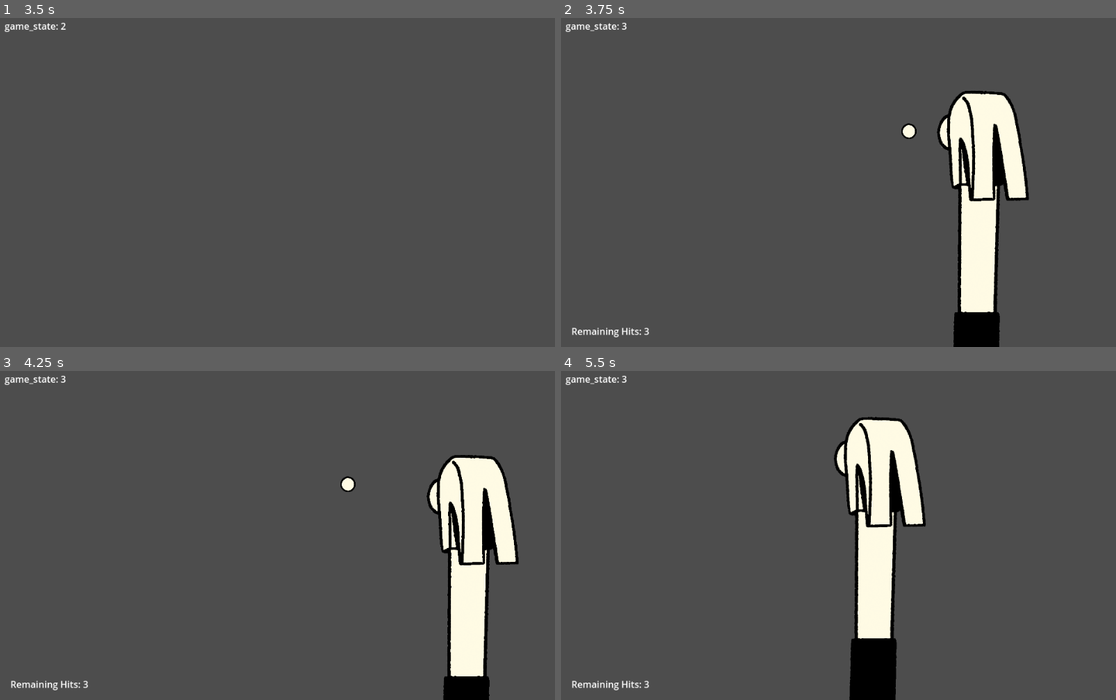
Above: before the commit, frames 1-4 (two rows, left to right).
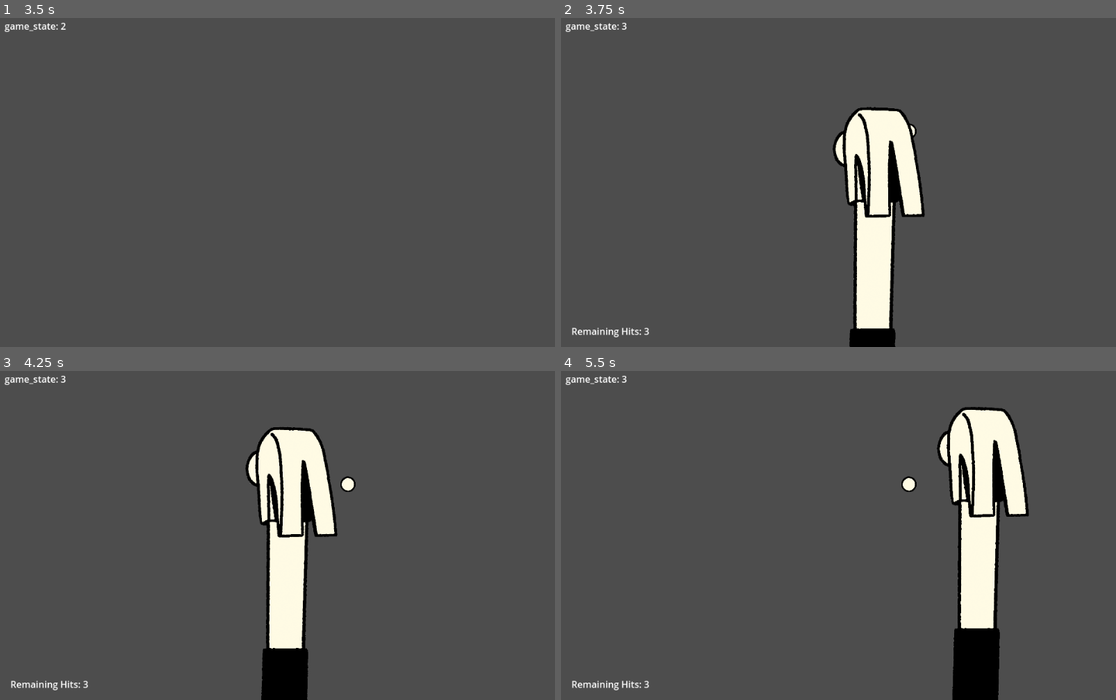
Above: after the commit, the same moments.

Repository: MUSCLE-mussel/nailed_it
Game: Godot game, scene res://main.tscn
The game is run twice, just before and just after one commit, with the same random seed, the same clock (stepped at 60 frames per second) and the same inputs.
Inputs (mouse positions are in pixels of both pictures, inside the frame that each line leads up to):
- Up to frame 1 (3.5 s): tap Enter at 0.5 s; move the mouse to (399, 162) at 0.52 s; click (399, 162) at 0.6 s; move the mouse to (166, 195) at 1.27 s; click (166, 195) at 1.35 s; move the mouse to (333, 106) at 2.02 s; click (333, 106) at 2.1 s; move the mouse to (249, 245) at 2.77 s; click (249, 245) at 2.85 s
- Up to frame 2 (3.75 s): move the mouse to (1005, 228) at 3.52 s; click (1005, 228) at 3.6 s
- Up to frame 3 (4.25 s): no input
- Up to frame 4 (5.5 s): move the mouse to (672, 482) at 4.27 s; click (672, 482) at 4.35 s; move the mouse to (866, 532) at 5.02 s; click (866, 532) at 5.1 s

Frame 1 is identical in both runs. In frame 2, 15% of the frame differs, in the area x 48-85%, y 22-100%; in frame 3, 15%; in frame 4, 17%, in the area x 49-85%, y 10-100%.

Commit message:
more expressive random

Diff:
--- /dev/null
+++ b/scenes/RandomArray.gd
@@ -0,0 +1,21 @@
+extends Node2D
+class_name RandomArray
+
+class Point:
+	var node: Node2D
+
+@export var points: Array[RandomArrayPoint]
+
+var time: float = 0
+
+func get_random_position() -> Vector2:
+	var random_position: Vector2 = position
+
+	for point in points:
+		var delta = point.position - position
+		var t = sin((time + point.offset) * (2 * PI / point.phase))
+		random_position += delta * t
+	return random_position
+
+func _process(delta: float) -> void:
+	time += delta
--- a/scenes/game_scene.tscn
+++ b/scenes/game_scene.tscn
@@ -1,10 +1,12 @@
-[gd_scene load_steps=16 format=3 uid="uid://b40awytibyxuw"]
+[gd_scene load_steps=18 format=3 uid="uid://b40awytibyxuw"]
 
 [ext_resource type="Script" path="res://scripts/GameScene.gd" id="1_7582w"]
 [ext_resource type="Script" path="res://scripts/Nail.gd" id="2_87bdj"]
 [ext_resource type="Texture2D" uid="uid://biqaj5nf5o0lm" path="res://textures/NI_nail_idle000.PNG" id="3_8nuku"]
 [ext_resource type="Script" path="res://scripts/Hammer.gd" id="4_1q5ou"]
+[ext_resource type="Script" path="res://scenes/RandomArray.gd" id="4_f4cxt"]
 [ext_resource type="Texture2D" uid="uid://ulri7ev4hyc4" path="res://textures/NI_hammer_anim000.png" id="5_4qx6q"]
+[ext_resource type="Script" path="res://scripts/RandomArrayPoint.gd" id="5_jrtcn"]
 [ext_resource type="Texture2D" uid="uid://drayryvw5qoxc" path="res://textures/NI_hammer_anim001.png" id="6_13kyn"]
 [ext_resource type="Texture2D" uid="uid://bwvip5l4rkr6d" path="res://textures/NI_hammer_anim004.png" id="6_gjvnm"]
 [ext_resource type="Texture2D" uid="uid://q0hs7y8feuef" path="res://textures/NI_hammer_anim003.png" id="7_h1ssq"]
@@ -96,7 +98,29 @@
 shape = SubResource("CircleShape2D_nqd27")
 debug_color = Color(4.23551e-06, 0.620835, 0.559224, 0.42)
 
-[node name="hammer" type="Node2D" parent="." node_paths=PackedStringArray("target_nail")]
+[node name="random_array" type="Node2D" parent="." node_paths=PackedStringArray("points")]
+position = Vector2(123, -82)
+script = ExtResource("4_f4cxt")
+points = [NodePath("p1"), NodePath("p2"), NodePath("p3")]
+
+[node name="p1" type="Node2D" parent="random_array"]
+position = Vector2(-80, -96)
+script = ExtResource("5_jrtcn")
+phase = 4.0
+
+[node name="p2" type="Node2D" parent="random_array"]
+position = Vector2(79, -44)
+script = ExtResource("5_jrtcn")
+phase = 6.375
+offset = 0.7
+
+[node name="p3" type="Node2D" parent="random_array"]
+position = Vector2(-14, 14)
+script = ExtResource("5_jrtcn")
+phase = 5.0
+offset = 2.26
+
+[node name="hammer" type="Node2D" parent="." node_paths=PackedStringArray("target_nail", "random_array")]
 z_index = 1
 script = ExtResource("4_1q5ou")
 target_nail = NodePath("../nail")
@@ -111,6 +135,7 @@
 phase2_noise_speed = 40.0
 angle_noise_speed = 4.0
 valid_hold_time = 0.2
+random_array = NodePath("../random_array")
 
 [node name="visual" type="Sprite2D" parent="hammer"]
 position = Vector2(62, 345)
--- a/scripts/Hammer.gd
+++ b/scripts/Hammer.gd
@@ -35,6 +35,8 @@
 
 var hold_time: float = 0
 @export var valid_hold_time: float = 0.5
+
+@export var random_array: RandomArray
 
 var last_hit = ""
 
@@ -84,6 +86,8 @@
 	var sine = (sin(phase1_time) + sin(phase2_time)) / 2
 	position += direction * (sine * amplitude)
 
+	position = random_array.get_random_position()
+
 	# strike animation and logic
 	var strike_down = Input.is_action_pressed("strike")
 	var valid_strike = false
--- /dev/null
+++ b/scripts/RandomArrayPoint.gd
@@ -0,0 +1,5 @@
+extends Node2D
+class_name RandomArrayPoint
+
+@export var phase: float
+@export var offset: float
